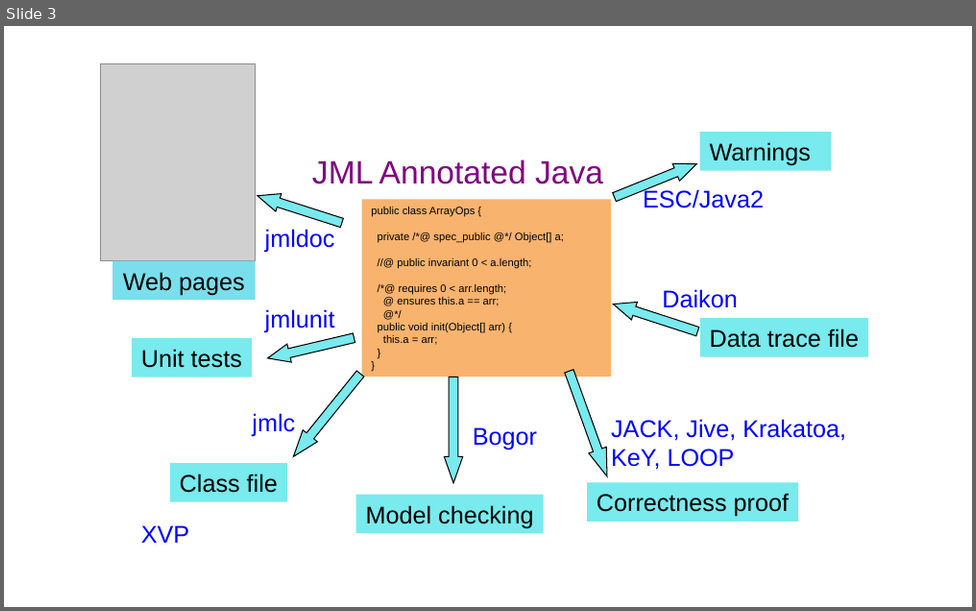
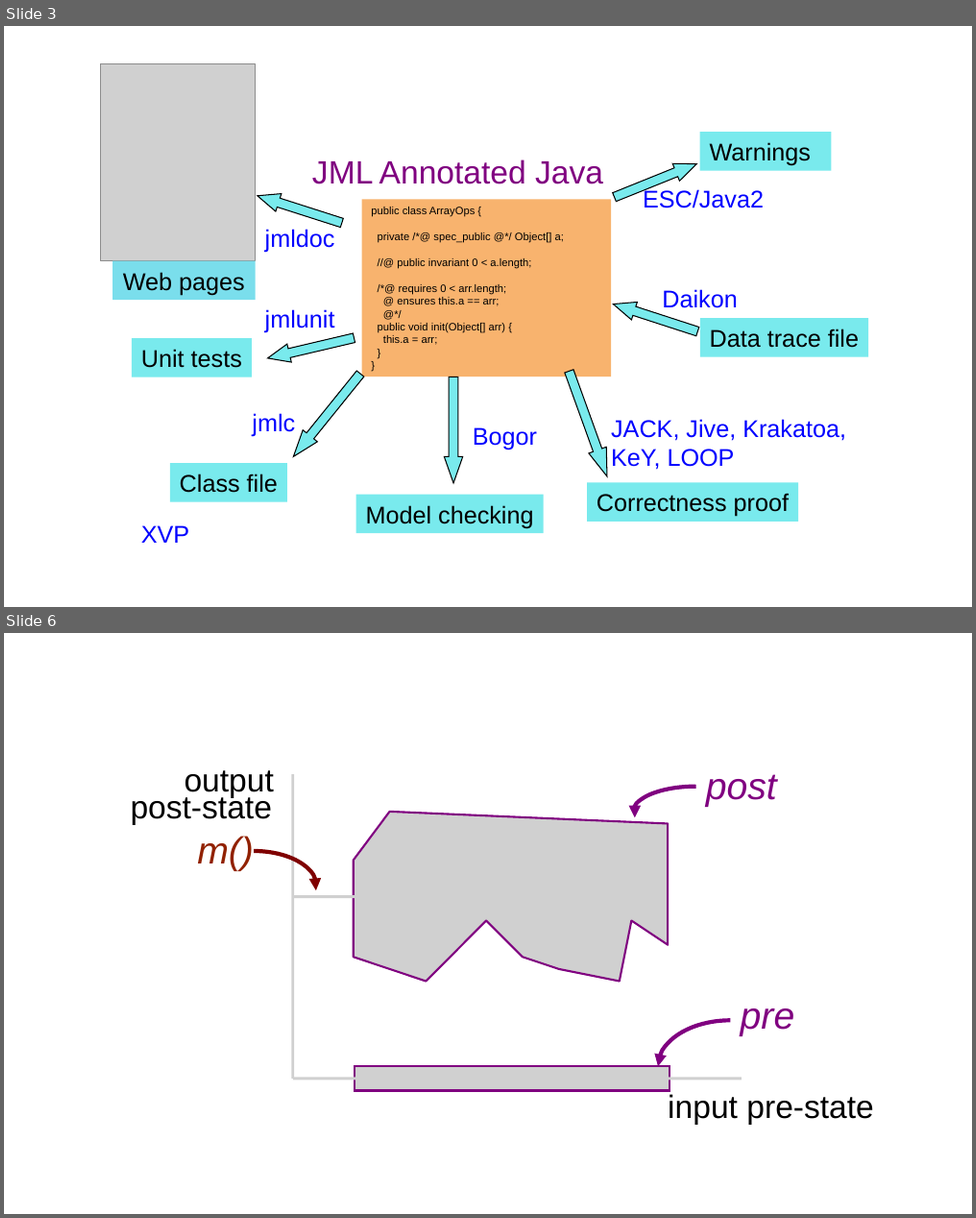
Before and after one commit to GaloisInc/ESCJava2, a slide deck: ESCTools/slides/CAV2007Tutorial/new-diagrams.ppt. Shown one above the other, each under a label of ours: slide 3 before the commit, slides 3 and 6 after it; the slides between them are not shown. The pictures are 976x611 and 976x1218 pixels, drawn with LibreOffice and Linux fonts; fonts in the diff are those of the drawing; grey boxes stand for pictures; background and template pictures are left out. Boxes give left, top, right and bottom in pixels: in the first picture for what was removed or moved away, otherwise in the second. Text is boxed around its words. In the diff, an @@ line names an element or a change of style, - is before the commit and + after.

```diff
--- a/ESCTools/slides/CAV2007Tutorial/new-diagrams.ppt
+++ b/ESCTools/slides/CAV2007Tutorial/new-diagrams.ppt
@@ slide 6 added at (4, 633, 972, 1214), background #FFFFFF @@
@@ text added at (184, 770, 274, 798), 24 pt, text #000000 @@
+output
@@ picture added at (291, 774, 294, 1078) @@
@@ text added at (706, 774, 777, 807), 28 pt, text #800080, italic @@
+post
@@ text added at (131, 792, 272, 825), 24 pt, text #000000 @@
+post-state
@@ freeform shape added at (633, 786, 759, 837), outline #800080 3 pt @@
@@ picture added at (353, 811, 667, 981) @@
@@ group added at (191, 836, 570, 920): 2 pictures, 1 text, 1 freeform shape @@
+m()
@@ freeform shape added at (658, 1020, 804, 1112), outline #800080 3 pt @@
@@ text added at (740, 1008, 795, 1036), 28 pt, text #800080, italic @@
+pre
@@ picture added at (292, 1077, 741, 1080) @@
@@ picture added at (354, 1067, 668, 1091) @@
@@ text added at (667, 1094, 874, 1125), 24 pt, text #000000 @@
+input pre-state
```
Also in this commit, not shown: 2 other slides added, 5 other files.
